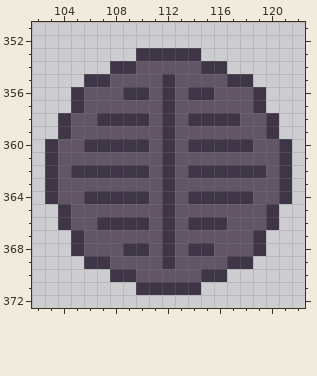
Pixel-art file -- new-game-project/Images/aseprite Files/GameBoard/gameBoardNewSpriteSheet.aseprite. That is the earlier state.
500x500 pixels, 1 frame. Colours within 5 levels of each other are drawn and written as one. Shown: x 102..122, y 351..372. The commit also changed other parts of the picture, which this record leaves out.
Once edited:
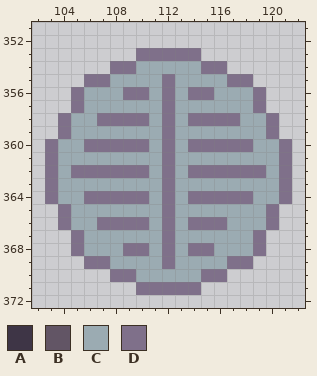
Palette (. is transparent): A #3e3546  B #625565  C #9babb2  D #7f708a
Diff:
--- layer "Floor/Floor"
@@ x 102..122 @@
 352 .....................
-353 ........AAAAA........
-354 ......AABBBBBAA......
-355 ....AABBBBABBBBAA....
-356 ...ABBBAABABAABBBA...
-357 ...ABBBBBBABBBBBBA...
-358 ..ABBAAAABABAAAABBA..
-359 ..ABBBBBBBABBBBBBBA..
-360 .ABBAAAAABABAAAAABBA.
-361 .ABBBBBBBBABBBBBBBBA.
-362 .ABAAAAAABABAAAAAABA.
-363 .ABBBBBBBBABBBBBBBBA.
-364 .ABBAAAAABABAAAAABBA.
-365 ..ABBBBBBBABBBBBBBA..
-366 ..ABBAAAABABAAABBBA..
-367 ...ABBBBBBABBBBBBA...
-368 ...ABBBAABABAABBBA...
-369 ....AABBBBABBBBAA....
-370 ......AABBBBBAA......
-371 ........AAAAA........
+353 ........DDDDD........
+354 ......DDCCCCCDD......
+355 ....DDCCCCDCCCCDD....
+356 ...DCCCDDCDCDDCCCD...
+357 ...DCCCCCCDCCCCCCD...
+358 ..DCCDDDDCDCDDDDCCD..
+359 ..DCCCCCCCDCCCCCCCD..
+360 .DCCDDDDDCDCDDDDDCCD.
+361 .DCCCCCCCCDCCCCCCCCD.
+362 .DCDDDDDDCDCDDDDDDCD.
+363 .DCCCCCCCCDCCCCCCCCD.
+364 .DCCDDDDDCDCDDDDDCCD.
+365 ..DCCCCCCCDCCCCCCCD..
+366 ..DCCDDDDCDCDDDCCCD..
+367 ...DCCCCCCDCCCCCCD...
+368 ...DCCCDDCDCDDCCCD...
+369 ....DDCCCCDCCCCDD....
+370 ......DDCCCCCDD......
+371 ........DDDDD........
 372 .....................
Where, in picture pixels (left, top, right, bottom), the same in both pictures:
changed: (45, 48, 292, 295)
